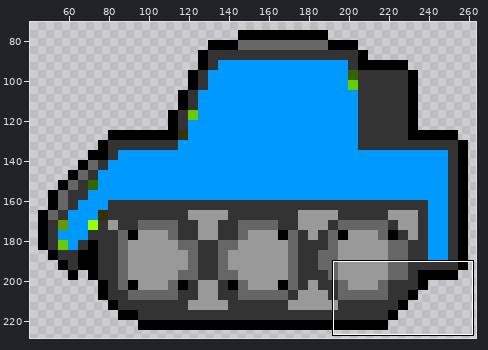
Edited in one commit: sprite sheet (Assets/Sprites/Tanks/tank_move/tank2_move1.png). The first picture is a wide view before the edit; the outline marks the close-up.
Close-up. First the earlier version:
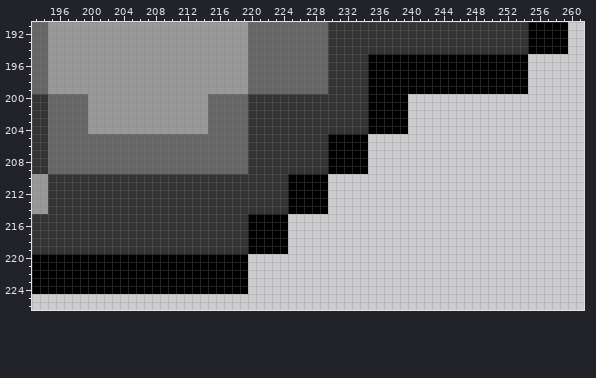
The file is 300x300 pixels. Colours within 5 levels of each other are drawn and written as one. Shown: x 193..261, y 191..226. The wide view leaves out empty margins. The commit also changed other parts of the picture, which this record leaves out.
The result:
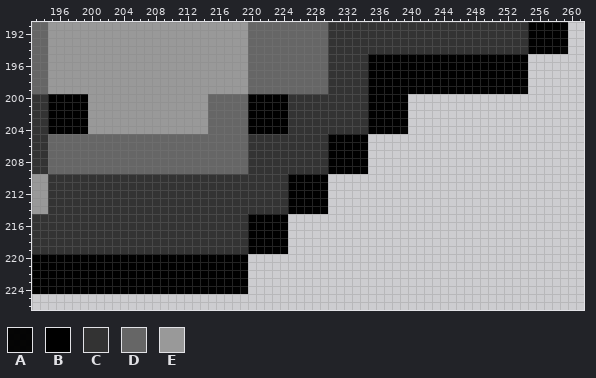
Palette (. is transparent): A #000000f9  B #000000  C #333333  D #666666  E #999999
Changes in this commit:
Changed rows in their new state; - is an unchanged pixel.
first column x 259:
194 A
first column x 195:
199 -----------------------------------------------------------A
200 BBBBB--------------------BBBBB------------------------------
201 BBBBB--------------------BBBBB------------------------------
202 BBBBB--------------------BBBBB------------------------------
203 BBBBB--------------------BBBBB------------------------------
204 BBBBB--------------------BBBBB--------------A---------------
first column x 219:
224 A
Where, in picture pixels (left, top, right, bottom), the same in both close-ups:
changed: (560, 46, 568, 54)
changed: (520, 86, 528, 94)
changed: (48, 94, 88, 134)
changed: (248, 94, 288, 134)
changed: (400, 126, 408, 134)
changed: (240, 286, 248, 294)
